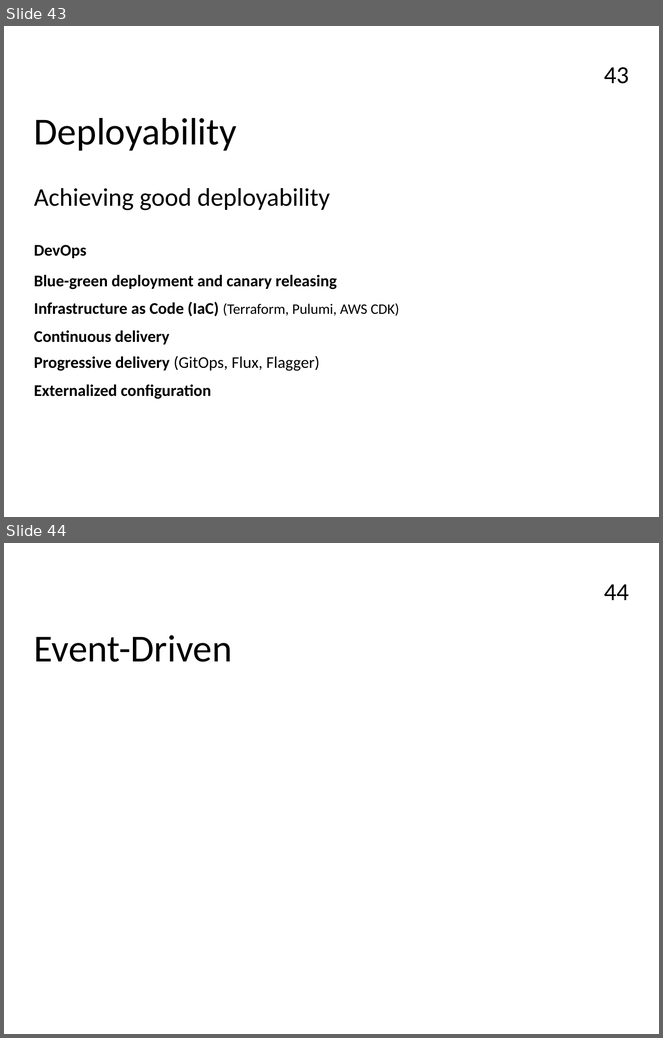
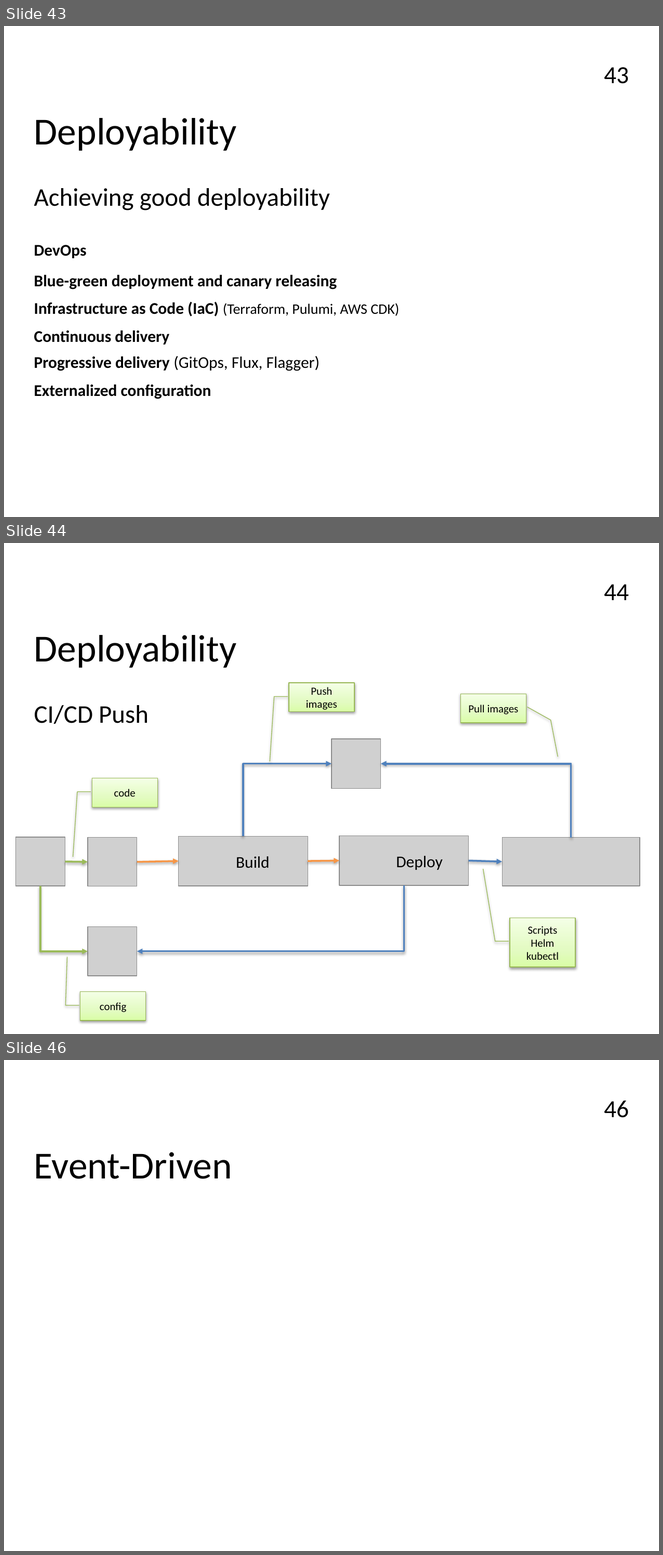
Before and after one commit to FrancoMelandri/SOLID, a slide deck: docs/solid.pptx. Shown one above the other, each under a label of ours: slides 43 and 44 before the commit, slides 43, 44 and 46 after it; the slides between them are not shown. The pictures are 663x1038 and 663x1555 pixels, drawn with LibreOffice and Linux fonts; fonts in the diff are those of the drawing; grey boxes stand for pictures. Boxes give left, top, right and bottom in pixels: in the first picture for what was removed or moved away, otherwise in the second. Text is boxed around its words. In the diff, an @@ line names an element or a change of style, - is before the commit and + after.

Commit message:
adding ci-cd push and pull diagrams

```diff
--- a/docs/solid.pptx
+++ b/docs/solid.pptx
@@ slide 44 added at bbox=[4, 543, 659, 1034], background #FFFFFF; not listed: 1 template element that a slide beside it also shows @@
@@ text added at bbox=[34, 635, 237, 668], 42 pt, text #000000 @@
+Deployability
@@ border callout added at bbox=[289, 683, 354, 712], fill gradient #DAFDA7 to #E4FCC2 to #F5FFE7, outline #98B955 0.75 pt, 12 pt, text #000000 @@
+Push images
@@ border callout added at bbox=[461, 694, 526, 722], fill gradient #DAFDA7 to #E4FCC2 to #F5FFE7, outline #98B955 0.75 pt, 12 pt, text #000000 @@
+Pull images
@@ text added at bbox=[34, 705, 149, 724], 28 pt, text #000000 @@
+CI/CD Push
@@ picture added at bbox=[332, 739, 380, 788] @@
@@ elbow arrow added from (243, 836) to (332, 764), #4F81BD 2 pt @@
@@ elbow arrow added from (571, 838) to (380, 764), #4F81BD 2 pt @@
@@ border callout added at bbox=[92, 778, 157, 807], fill gradient #DAFDA7 to #E4FCC2 to #F5FFE7, outline #98B955 0.75 pt, 12 pt, text #000000 @@
+code
@@ picture added at bbox=[16, 837, 65, 886] @@
@@ picture added at bbox=[88, 838, 137, 887] @@
@@ picture added at bbox=[178, 836, 307, 886] @@
@@ picture added at bbox=[339, 836, 468, 886] @@
@@ picture added at bbox=[502, 838, 639, 886] @@
@@ arrow added from (65, 862) to (88, 862), #9BBB59 2 pt @@
@@ arrow added from (137, 862) to (178, 861), #F79646 2 pt @@
@@ text added at bbox=[236, 857, 270, 869], 18 pt, text #000000 @@
+Build
@@ arrow added from (308, 861) to (339, 861), #F79646 2 pt @@
@@ text added at bbox=[396, 856, 442, 870], 18 pt, text #000000 @@
+Deploy
@@ arrow added from (468, 861) to (502, 862), #4F81BD 2 pt @@
@@ elbow arrow added from (404, 886) to (137, 952), #4F81BD 2 pt @@
@@ elbow arrow added from (40, 886) to (88, 952), #9BBB59 2 pt @@
@@ picture added at bbox=[88, 927, 137, 976] @@
@@ border callout added at bbox=[510, 918, 575, 967], fill gradient #DAFDA7 to #E4FCC2 to #F5FFE7, outline #98B955 0.75 pt, 12 pt, text #000000 @@
+Scripts
+Helm
+kubectl
@@ border callout added at bbox=[80, 992, 145, 1021], fill gradient #DAFDA7 to #E4FCC2 to #F5FFE7, outline #98B955 0.75 pt, 12 pt, text #000000 @@
+config
@@ what was slide 44 is now slide 46 @@
@@ page number at bbox=[604, 1101, 629, 1118]: text changed @@
-44
+46
```
Also in this commit, not shown: 1 other slide added.
